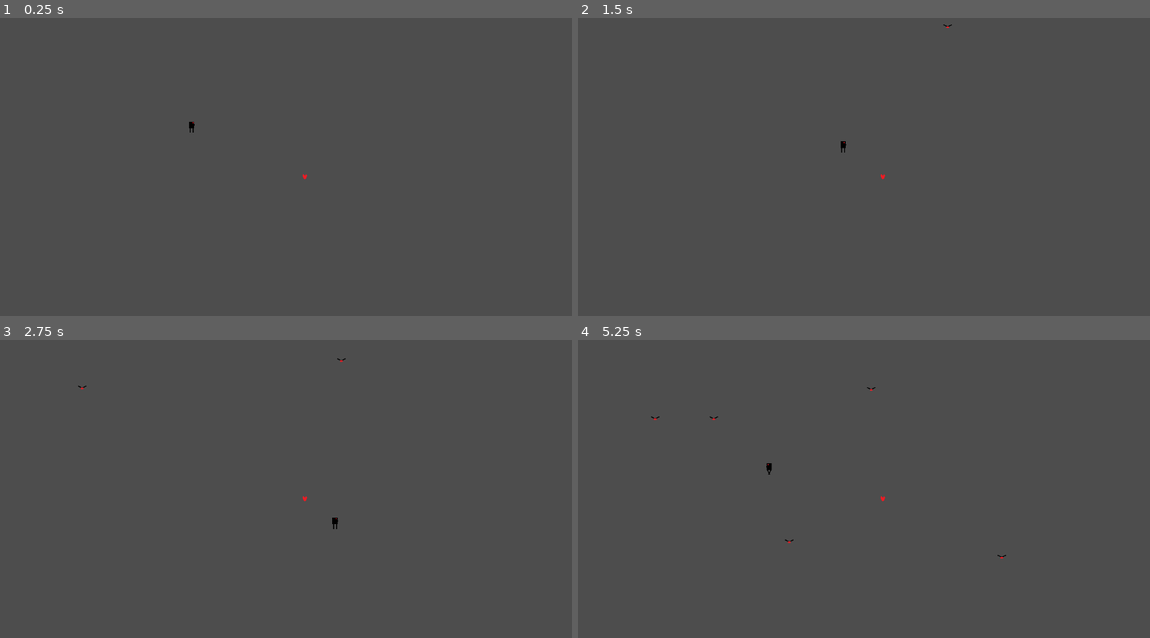
Above: before the commit, frames 1-4 (two rows, left to right).
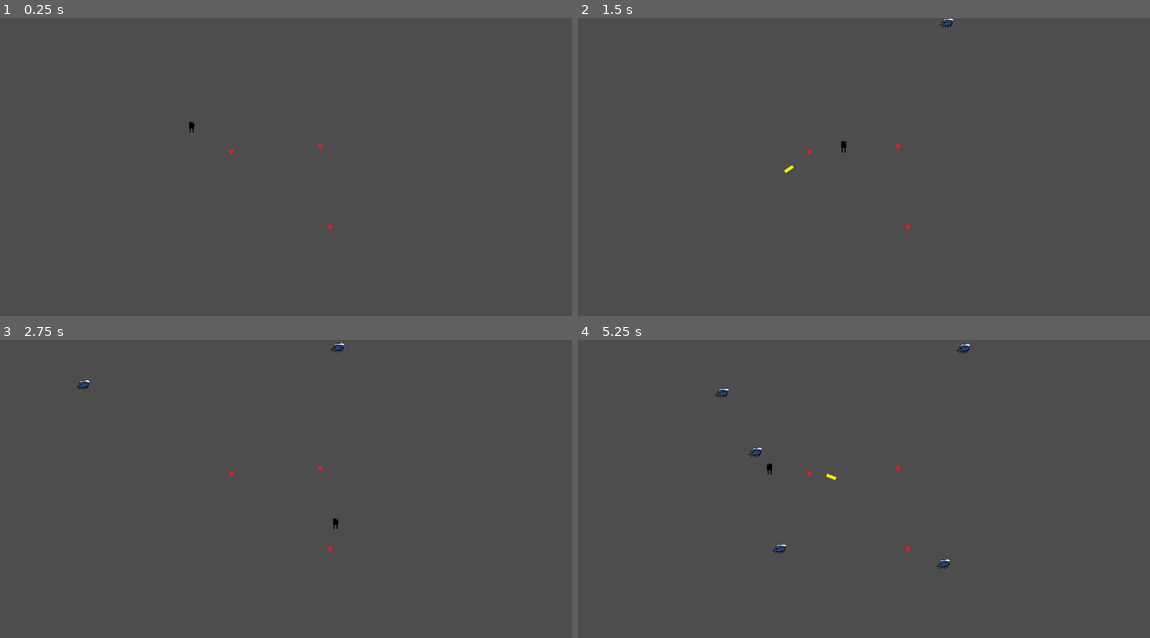
Above: after the commit, the same moments.

Repository: BIIGORANGE/bean-stalk-ben
Game: Godot game, scene res://Scenes/main.tscn
Same seed, same stepped clock (60 frames per second), same inputs: the game is played once before the commit and once after it.
Inputs (mouse positions are in pixels of both pictures, inside the frame that each line leads up to):
- Up to frame 1 (0.25 s): no input
- Up to frame 2 (1.5 s): tap Enter at 0.5 s; move the mouse to (989, 164) at 0.52 s; hold D (right) 0.53-1.28 s; click (989, 164) at 0.6 s; move the mouse to (749, 193) at 1.27 s; hold Down (down) from 1.28 s (still down); click (749, 193) at 1.35 s
- Up to frame 3 (2.75 s): move the mouse to (343, 429) at 2.02 s; release Down (down) at 2.03 s; hold D (right) from 2.03 s (still down); click (343, 429) at 2.1 s
- Up to frame 4 (5.25 s): move the mouse to (835, 566) at 2.77 s; release D (right) at 2.78 s; hold W (up) 2.78-3.53 s; click (835, 566) at 2.85 s; move the mouse to (1035, 548) at 3.52 s; hold A (left) 3.53-5.03 s; click (1035, 548) at 3.6 s; move the mouse to (692, 453) at 4.27 s; click (692, 453) at 4.35 s; move the mouse to (892, 500) at 5.02 s; hold Down (down) from 5.03 s (still down); click (892, 500) at 5.1 s

The runs differ from the first frame. In frame 1, less than 0.1% of the frame differs, in the area x 33-59%, y 34-71%; in frame 2, 0.1%; in frame 3, 0.2%; in frame 4, 0.4%, in the area x 12-75%, y 1-77%.

Commit message:
Added sprites/bullet & height change mechanics
-bullets cannot collide with flies without crashing and causing fatal error.
- game_manager drop_health_pickup() nonfunctional. node not found?

Diff:
--- /dev/null
+++ b/hair-game/Scenes/beetle.tscn
@@ -0,0 +1,5 @@
+[gd_scene format=3 uid="uid://w7d5nmt5dip0"]
+
+[node name="Beetle" type="CharacterBody2D" unique_id=1111817727]
+
+[node name="Sprite2D" type="Sprite2D" parent="." unique_id=401277704]
--- /dev/null
+++ b/hair-game/Scenes/character_bullet.tscn
@@ -0,0 +1,21 @@
+[gd_scene format=3 uid="uid://s0o45vafgqmi"]
+
+[ext_resource type="Script" uid="uid://bw4o5l6qh0ntu" path="res://Scripts/bullet.gd" id="1_v5gdr"]
+[ext_resource type="Texture2D" uid="uid://bjtipgb55uvfu" path="res://Assets/bullet.png" id="2_8dri0"]
+
+[sub_resource type="RectangleShape2D" id="RectangleShape2D_36hc0"]
+size = Vector2(20, 6)
+
+[node name="CharacterBullet" type="Area2D" unique_id=686064506]
+scale = Vector2(0.9936105, 1)
+collision_layer = 2
+script = ExtResource("1_v5gdr")
+
+[node name="Sprite2D" type="Sprite2D" parent="." unique_id=749093469]
+texture = ExtResource("2_8dri0")
+
+[node name="CollisionShape2D" type="CollisionShape2D" parent="." unique_id=1566635566]
+position = Vector2(0, -1)
+shape = SubResource("RectangleShape2D_36hc0")
+
+[connection signal="area_entered" from="." to="." method="_on_area_entered"]
--- a/hair-game/Scenes/fly.tscn
+++ b/hair-game/Scenes/fly.tscn
@@ -2,69 +2,30 @@
 
 [ext_resource type="Script" uid="uid://ct2731xpa0sjx" path="res://Scripts/fly.gd" id="1_3o03e"]
 [ext_resource type="PackedScene" uid="uid://cxm6nickop3uw" path="res://Scenes/kill_zone.tscn" id="1_qarim"]
-[ext_resource type="Texture2D" uid="uid://btxcyv036jgqg" path="res://Assets/enemy.png" id="2_7c42i"]
-
-[sub_resource type="AtlasTexture" id="AtlasTexture_is5gm"]
-atlas = ExtResource("2_7c42i")
-region = Rect2(0, 0, 20, 20)
-
-[sub_resource type="AtlasTexture" id="AtlasTexture_lis8o"]
-atlas = ExtResource("2_7c42i")
-region = Rect2(20, 0, 20, 20)
-
-[sub_resource type="SpriteFrames" id="SpriteFrames_1calk"]
-animations = [{
-"frames": [{
-"duration": 1.0,
-"texture": SubResource("AtlasTexture_is5gm")
-}, {
-"duration": 1.0,
-"texture": SubResource("AtlasTexture_lis8o")
-}],
-"loop": true,
-"name": &"default",
-"speed": 5.0
-}]
+[ext_resource type="Texture2D" uid="uid://cto6eneki14v0" path="res://Assets/fly.png" id="2_3o03e"]
 
 [sub_resource type="CircleShape2D" id="CircleShape2D_6cv6t"]
 radius = 3.1622777
 
 [node name="Fly" type="CharacterBody2D" unique_id=1502015250]
+collision_mask = 3
 script = ExtResource("1_3o03e")
 
-[node name="AnimatedSprite2D" type="AnimatedSprite2D" parent="." unique_id=1553282803]
-sprite_frames = SubResource("SpriteFrames_1calk")
+[node name="Sprite2D" type="Sprite2D" parent="." unique_id=1392128246]
+scale = Vector2(0.20754713, 0.20754717)
+texture = ExtResource("2_3o03e")
 
 [node name="KillZone" parent="." unique_id=2060245069 instance=ExtResource("1_qarim")]
+scale = Vector2(2.9096723, -1.565917)
+collision_mask = 3
 
 [node name="CollisionShape2D" type="CollisionShape2D" parent="KillZone" unique_id=510552353]
 shape = SubResource("CircleShape2D_6cv6t")
 
-[node name="RayCastRight" type="RayCast2D" parent="." unique_id=1694727559]
-target_position = Vector2(4, 0)
-
-[node name="RayCastLeft" type="RayCast2D" parent="." unique_id=1319602071]
-target_position = Vector2(-4, 0)
-
-[node name="RayCastDown" type="RayCast2D" parent="." unique_id=1087369564]
-target_position = Vector2(0, 4)
-
-[node name="RayCastUp" type="RayCast2D" parent="." unique_id=1471886128]
-target_position = Vector2(0, -4)
-
-[node name="RayCastUpRight" type="RayCast2D" parent="." unique_id=542482981]
-target_position = Vector2(4, -4)
-
-[node name="RayCastDownRight" type="RayCast2D" parent="." unique_id=1896103296]
-target_position = Vector2(4, 4)
-
-[node name="RayCastUpLeft" type="RayCast2D" parent="." unique_id=1444330929]
-target_position = Vector2(-4, -4)
-
-[node name="RayCastDownLeft" type="RayCast2D" parent="." unique_id=320852572]
-target_position = Vector2(-4, 4)
-
-[node name="Timer" type="Timer" parent="." unique_id=975876000]
+[node name="MoveTimer" type="Timer" parent="." unique_id=975876000]
 wait_time = 2.0
 
-[connection signal="timeout" from="Timer" to="." method="_on_timer_timeout"]
+[node name="DropTimer" type="Timer" parent="." unique_id=1132620306]
+
+[connection signal="timeout" from="MoveTimer" to="." method="_on_move_timer_timeout"]
+[connection signal="timeout" from="MoveTimer" to="." method="_on_timer_timeout"]
--- a/hair-game/Scenes/health.tscn
+++ b/hair-game/Scenes/health.tscn
@@ -7,7 +7,6 @@
 
 [node name="Health" type="Area2D" unique_id=1254405215]
 scale = Vector2(0.5199995, 0.5199995)
-collision_mask = 2
 script = ExtResource("1_aswr4")
 
 [node name="Sprite2D" type="Sprite2D" parent="." unique_id=786745706]
--- a/hair-game/Scenes/kill_zone.tscn
+++ b/hair-game/Scenes/kill_zone.tscn
@@ -3,7 +3,7 @@
 [ext_resource type="Script" uid="uid://dqb1uy7d2xw3x" path="res://Scripts/kill_zone.gd" id="1_d6013"]
 
 [node name="KillZone" type="Area2D" unique_id=2060245069]
-collision_mask = 2
 script = ExtResource("1_d6013")
 
+[connection signal="area_entered" from="." to="." method="_on_area_entered"]
 [connection signal="body_entered" from="." to="." method="_on_body_entered"]
--- a/hair-game/Scenes/main.tscn
+++ b/hair-game/Scenes/main.tscn
@@ -2,7 +2,7 @@
 
 [ext_resource type="PackedScene" uid="uid://dnrespatkrum5" path="res://Scenes/player.tscn" id="1_jjgbg"]
 [ext_resource type="PackedScene" uid="uid://bitqp1o8xklk7" path="res://Scenes/health.tscn" id="2_bo1nx"]
-[ext_resource type="Script" uid="uid://cau8uexkqph0q" path="res://Scenes/node.gd" id="2_jjvhh"]
+[ext_resource type="Script" uid="uid://cau8uexkqph0q" path="res://Scripts/node.gd" id="2_jjvhh"]
 [ext_resource type="Script" uid="uid://4l5slk7rda82" path="res://Scripts/game_manager.gd" id="4_jjvhh"]
 
 [sub_resource type="WorldBoundaryShape2D" id="WorldBoundaryShape2D_jjgbg"]
@@ -61,14 +61,18 @@
 position = Vector2(162.99991, 0.20846933)
 shape = SubResource("WorldBoundaryShape2D_bo1nx")
 
-[node name="PickUps" type="Node" parent="." unique_id=575340920]
-
-[node name="Health" parent="PickUps" unique_id=1254405215 instance=ExtResource("2_bo1nx")]
-position = Vector2(79, -17)
-
 [node name="Player" parent="." unique_id=1167191834 instance=ExtResource("1_jjgbg")]
 unique_name_in_owner = true
 speed = 200
 
+[node name="Health" parent="." unique_id=1019039148 instance=ExtResource("2_bo1nx")]
+position = Vector2(280, 205)
+
+[node name="Health2" parent="." unique_id=541652129 instance=ExtResource("2_bo1nx")]
+position = Vector2(260, 43)
+
+[node name="Health3" parent="." unique_id=300718688 instance=ExtResource("2_bo1nx")]
+position = Vector2(81, 54)
+
 [connection signal="timeout" from="GameManager/RestartTimer" to="GameManager" method="_on_timer_timeout"]
 [connection signal="timeout" from="GameManager/FlySpawnTimer" to="GameManager" method="_on_fly_spawn_timer_timeout"]
--- a/hair-game/Scenes/player.tscn
+++ b/hair-game/Scenes/player.tscn
@@ -3,6 +3,7 @@
 [ext_resource type="Script" uid="uid://cwwqcnbwy6e2p" path="res://Scripts/player.gd" id="1_6t5aa"]
 [ext_resource type="Texture2D" uid="uid://cnixhoe7nu148" path="res://Assets/boogie_man_idle.png" id="1_cvnsp"]
 [ext_resource type="Texture2D" uid="uid://dk260kpnjpe1f" path="res://Assets/boogie_man_walk.png" id="1_v0iea"]
+[ext_resource type="Script" uid="uid://0uvqaskof0dd" path="res://Scripts/gun.gd" id="4_vgqql"]
 
 [sub_resource type="AtlasTexture" id="AtlasTexture_6t5aa"]
 atlas = ExtResource("1_cvnsp")
@@ -49,7 +50,6 @@
 size = Vector2(10, 15)
 
 [node name="Player" type="CharacterBody2D" unique_id=1167191834]
-collision_layer = 2
 script = ExtResource("1_6t5aa")
 
 [node name="AnimatedSprite2D" type="AnimatedSprite2D" parent="." unique_id=1611507406]
@@ -61,3 +61,6 @@
 
 [node name="CollisionShape2D" type="CollisionShape2D" parent="." unique_id=679252106]
 shape = SubResource("RectangleShape2D_kry3j")
+
+[node name="gun" type="Node2D" parent="." unique_id=624833219]
+script = ExtResource("4_vgqql")
--- /dev/null
+++ b/hair-game/Scripts/bullet.gd
@@ -0,0 +1,13 @@
+extends Area2D
+
+var speed = 1000
+var velocity = Vector2.ZERO
+@onready var health_pickup = "res://Scenes/health.tscn"
+func _process(delta: float) -> void:
+	rotation = velocity.angle()
+	position += velocity * delta
+
+
+func _on_area_entered(area: Area2D) -> void:
+	if !health_pickup:
+		queue_free()
--- a/hair-game/Scripts/fly.gd
+++ b/hair-game/Scripts/fly.gd
@@ -1,36 +1,29 @@
 extends CharacterBody2D
 
 const SPEED = 50
-const HEALTH = 1
+var health = 1
 
 @onready var fly: CharacterBody2D = $"."
-@onready var timer: Timer = $Timer
-
-#@onready var ray_cast_right: RayCast2D = $RayCastRight
-#@onready var ray_cast_left: RayCast2D = $RayCastLeft
-#@onready var ray_cast_down: RayCast2D = $RayCastDown
-#@onready var ray_cast_up: RayCast2D = $RayCastUp
-#@onready var ray_cast_up_right: RayCast2D = $RayCastUpRight
-#@onready var ray_cast_down_right: RayCast2D = $RayCastDownRight
-#@onready var ray_cast_up_left: RayCast2D = $RayCastUpLeft
-#@onready var ray_cast_down_left: RayCast2D = $RayCastDownLeft
-
-var r_numberx = randf_range(-550, 925)
+@onready var move_timer: Timer = $MoveTimer
+@onready var drop_timer: Timer = $DropTimer
+@onready var game_manager: Node = %GameManager
+@onready var health_pickup = preload("res://Scenes/health.tscn")
+var r_numberx = randi_range(-550, 925)
 var r_numbery = randi_range(-330,320)
 var direction: Vector2 = Vector2(0,0)
 
 #Runs once at game start
 func _ready() -> void:
 	randomize()
-	timer_start()
+	move_timer_start()
 
-func timer_start():
+func move_timer_start():
 	if fly: #characterbody exists
-		timer.start()
+		move_timer.start()
 
-func _on_timer_timeout() -> void:
-	timer.start()
-	r_numberx = randf_range(-550, 925)
+func _on_move_timer_timeout() -> void:
+	move_timer.start()
+	r_numberx = randi_range(-550, 925)
 	r_numbery = randi_range(-330,320)
 
 func move(delta):
@@ -39,7 +32,15 @@
 	#MOVE TOWARDS POINT
 	velocity = direction * SPEED
 
+func die():
+	game_manager.drop_health_pickup()
+	queue_free()
+
+func subtract_health():
+	health -= 1
 
 func _process(delta: float) -> void:
+	if health == 0:
+		die()
 	move(delta)
 	move_and_slide()
--- a/hair-game/Scripts/game_manager.gd
+++ b/hair-game/Scripts/game_manager.gd
@@ -2,9 +2,9 @@
 
 @onready var restart_timer: Timer = $RestartTimer
 @onready var fly_spawn_timer: Timer = $FlySpawnTimer
+@onready var fly = preload("res://Scenes/fly.tscn")
+@onready var health_pickup = preload("uid://bitqp1o8xklk7")
 
-@onready var fly = preload("res://Scenes/fly.tscn")
-@onready var health_pickup = preload("res://Scenes/health.tscn")
 
 var r_numberx = randf_range(-550, 925)
 var r_numbery = randf_range(-320,300)
@@ -16,17 +16,21 @@
 func start_spawn():
 	fly_spawn_timer.start()
 
-func spawn(entity):
-	#if !player.position:
+func drop_health_pickup():
+	var instance = health_pickup
+	instance.instantiate()
+	add_sibling(instance)
+
+func random_spawn(entity):
 	var instance = entity.instantiate()
 	add_sibling(instance)
 	instance.position = Vector2(r_numberx,r_numbery)
 
+
 func _on_fly_spawn_timer_timeout() -> void:
 	r_numberx = randf_range(-600, 500)
 	r_numbery = randf_range(-300,300)
-	spawn(fly)
-
+	random_spawn(fly)
 
 func restart_game():
 	Engine.time_scale = 0.2
--- /dev/null
+++ b/hair-game/Scripts/gun.gd
@@ -0,0 +1,11 @@
+extends Node2D
+
+
+# Called when the node enters the scene tree for the first time.
+func _ready() -> void:
+	pass # Replace with function body.
+
+
+# Called every frame. 'delta' is the elapsed time since the previous frame.
+func _process(delta: float) -> void:
+	look_at(get_global_mouse_position())
--- a/hair-game/Scripts/health.gd
+++ b/hair-game/Scripts/health.gd
@@ -2,8 +2,9 @@
 
 @onready var player: CharacterBody2D = %Player
 
+
 func _on_body_entered(body: Node2D) -> void:
-
-	player.add_health()
-	#removes scene from Main
-	queue_free()
+	if body == player:
+		player.add_health()
+		#removes scene from Main
+		queue_free()
--- a/hair-game/Scripts/kill_zone.gd
+++ b/hair-game/Scripts/kill_zone.gd
@@ -3,4 +3,9 @@
 @onready var player: CharacterBody2D = $"../../Player"
 
 func _on_body_entered(body: Node2D) -> void:
-	player.subtract_health()
+	if body == player:
+		player.subtract_health()
+
+func _on_area_entered(area: Area2D) -> void:
+	print("hit")
+	get_parent().subtract_health()
--- /dev/null
+++ b/hair-game/Scripts/main.gd
@@ -0,0 +1,28 @@
+extends Node
+
+@onready var restart_timer: Timer = $RestartTimer
+@onready var spawn_timer: Timer = $SpawnTimer
+
+@onready var fly = preload("res://Scenes/fly.tscn")
+
+func spawn_fly():
+	var instance = fly.instantiate()
+	add_child(instance)
+
+func start_spawn():
+	spawn_timer.start()
+
+func _on_spawn_timer_timeout() -> void:
+	spawn_fly()
+
+func restart_game():
+	Engine.time_scale = 0.2
+	restart_timer.start()
+
+func _on_timer_timeout() -> void:
+	get_tree().reload_current_scene()
+	Engine.time_scale = 1
+
+#runs once at game start
+func _ready():
+	start_spawn()
--- /dev/null
+++ b/hair-game/Scripts/node.gd
@@ -0,0 +1,12 @@
+extends Node
+
+@onready var player: CharacterBody2D = %Player
+
+# Called when the node enters the scene tree for the first time.
+func _ready() -> void:
+	pass # Replace with function body.
+
+
+# Called every frame. 'delta' is the elapsed time since the previous frame.
+func _process(delta: float) -> void:
+	pass
--- a/hair-game/Scripts/player.gd
+++ b/hair-game/Scripts/player.gd
@@ -1,46 +1,60 @@
 extends CharacterBody2D
 @export var speed = 250
 @onready var game_manager: Node = %GameManager
-
 @onready var animated_sprite: AnimatedSprite2D = $AnimatedSprite2D
 @onready var collision_shape: CollisionShape2D = $CollisionShape2D
+@onready var bullet = preload("res://Scenes/character_bullet.tscn")
+@onready var gun: Node2D = $gun
 
-var health = 3
+
+var health = 0
 
 
 func change_height():
 	var height = health
-	var move_shape = collision_shape.shape.size.y/2
-	collision_shape.scale.y =  height * 1
-	collision_shape.position.y = move_shape
+	collision_shape.scale.y =  height
+	collision_shape.position.y = ((height * 15)/2) * -1
 
 func _ready() -> void:
+	health += 1
+	change_height()
 	pass
 
 func add_health():
+	health = health + 1
 	change_height()
-	health = health + 1
 	print(health)
 
 func subtract_health():
-	change_height()
 	health -= 1
 	print(health)
+	change_height()
 	if health == 0:
 		#die
 		game_manager.restart_game()
+func shoot():
+	var instance = bullet.instantiate()
+
+	var mouse_pos = get_global_mouse_position()
+	var spawn_pos = gun.global_position
+
+	var direction = (mouse_pos - spawn_pos).normalized()
+	print(direction)
+	instance.global_position = spawn_pos
+	instance.velocity = direction * instance.speed
+
+
+	get_tree().current_scene.get_parent().add_child(instance)
 
 func get_input():
 	var input_direction = Input.get_vector("left", "right", "up", "down")
 	velocity = input_direction * speed
-
 	if Input.is_action_just_pressed("right"):
 		animated_sprite.flip_h = false
 	elif Input.is_action_just_pressed("left"):
 		animated_sprite.flip_h = true
-
-	if input_direction:
-		animated_sprite.play("walk")
+	if Input.is_action_just_pressed("shoot"):
+		shoot()
 
 func _physics_process(delta: float) -> void:
 	get_input()
--- a/hair-game/project.godot
+++ b/hair-game/project.godot
@@ -41,6 +41,11 @@
 , Object(InputEventKey,"resource_local_to_scene":false,"resource_name":"","device":-1,"window_id":0,"alt_pressed":false …(183 unchanged characters)…
 ]
 }
+shoot={
+"deadzone": 0.2,
+"events": [Object(InputEventMouseButton,"resource_local_to_scene":false,"resource_name":"","device":-1,"window_id":0,"alt_pressed":false,"shift_pressed":false,"ctrl_pressed":false,"meta_pressed":false,"button_mask":1,"position":Vector2(215, 25),"global_position":Vector2(224, 73),"factor":1.0,"button_index":1,"canceled":false,"pressed":true,"double_click":false,"script":null)
+]
+}
 
 [physics]
 
@@ -48,5 +53,4 @@
 
 [rendering]
 
-textures/canvas_textures/default_texture_filter=0
 rendering_device/driver.windows="d3d12"
Binary file added: hair-game/Assets/ant.png
Not shown, added: hair-game/Assets/ant.png.import
Binary file added: hair-game/Assets/beetle.png
Not shown, added: hair-game/Assets/beetle.png.import
Binary file added: hair-game/Assets/fly.png
Not shown, added: hair-game/Assets/fly.png.import
Not shown, added: hair-game/Scripts/bullet.gd.uid
Not shown, added: hair-game/Scripts/gun.gd.uid
Not shown, added: hair-game/Scripts/main.gd.uid
Not shown, added: hair-game/Scripts/node.gd.uid
Not shown, added: hair-game/Scenes/character_bullet.tscn5976869579.tmp
